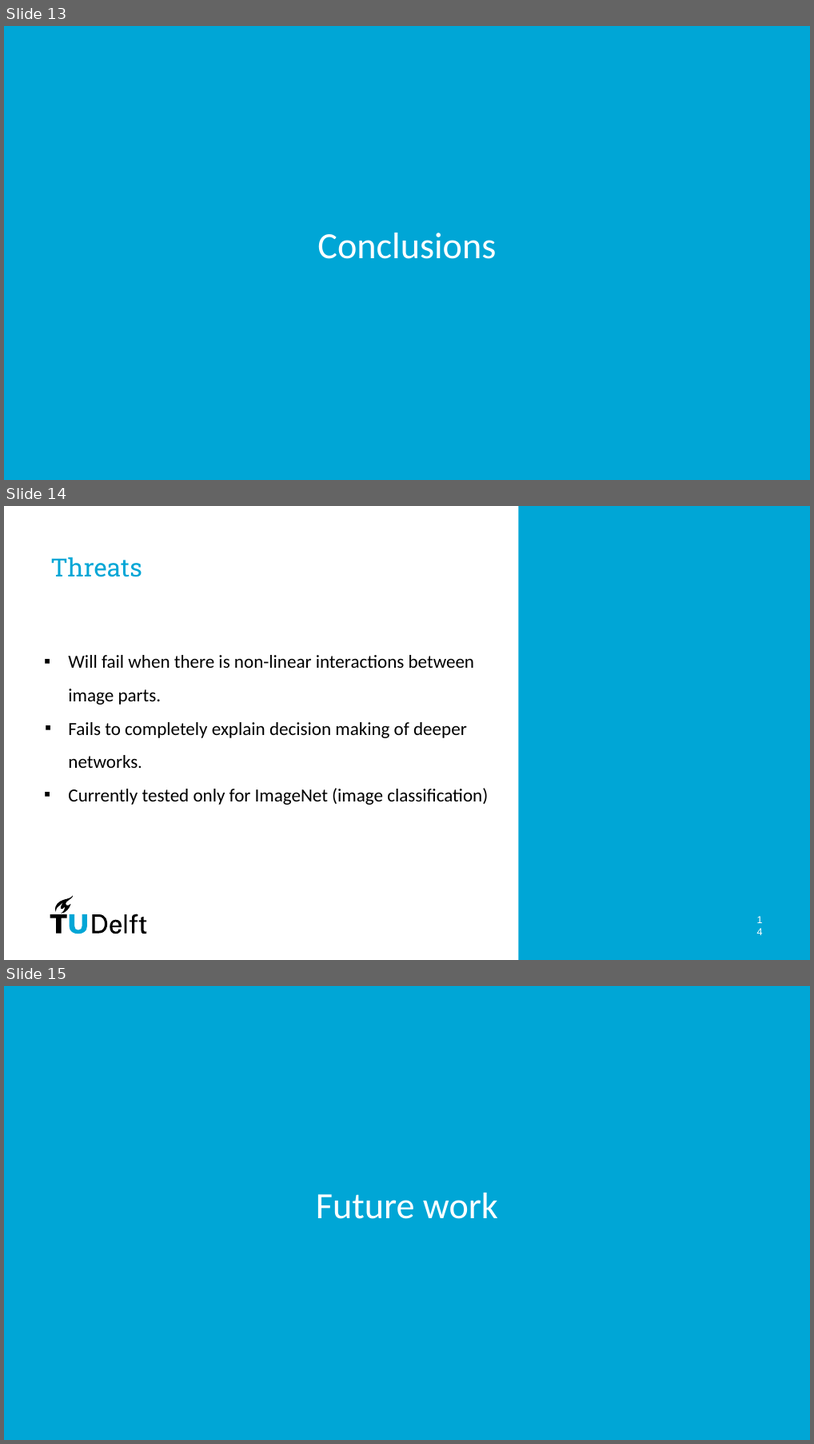
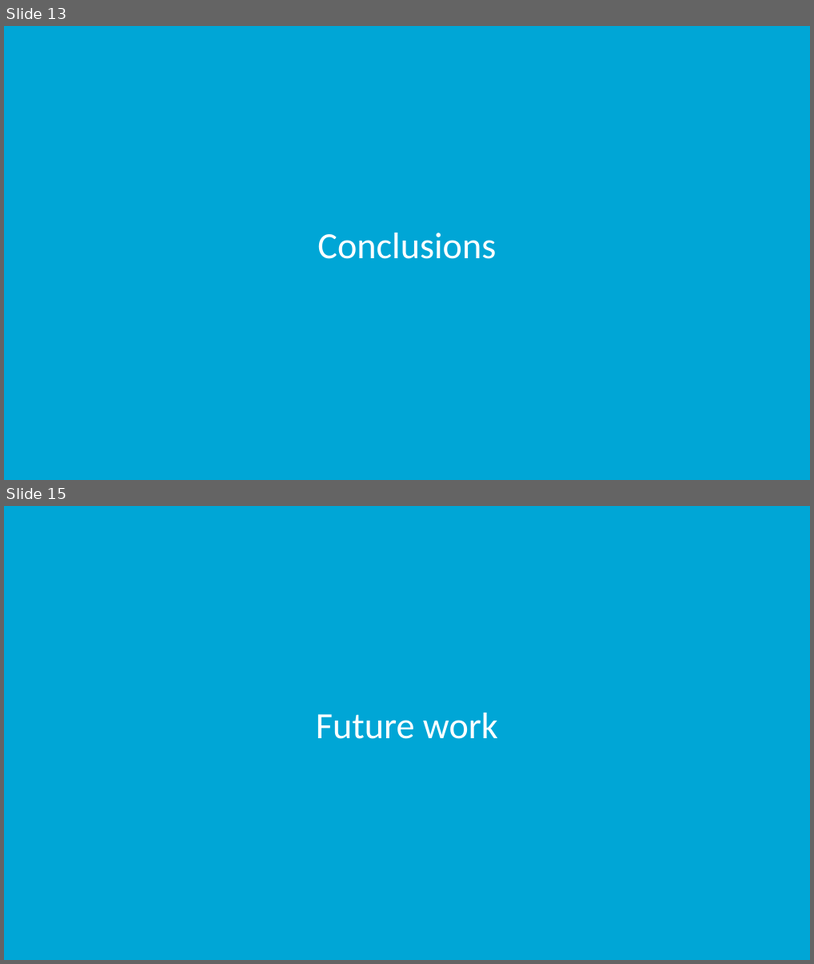
Before and after one commit to PavanPrasad-HG/Vehicle-Dynamics-Control, a slide deck: GP/Group5_GP/Group Presentation.pptx. Shown one above the other, each under a label of ours: slides 13, 14 and 15 before the commit, slides 13 and 15 after it; the slides between them are not shown. The pictures are 814x1444 and 814x964 pixels, drawn with LibreOffice and Linux fonts; fonts in the diff are those of the drawing; background and template pictures are left out. Boxes give left, top, right and bottom in pixels: in the first picture for what was removed or moved away, otherwise in the second. Text is boxed around its words. In the diff, an @@ line names an element or a change of style, - is before the commit and + after.

```diff
--- a/GP/Group5_GP/Group Presentation.pptx
+++ b/GP/Group5_GP/Group Presentation.pptx
@@ slide 14 removed at <box>4,506,810,960</box>, background #FFFFFF @@
@@ rectangle removed at <box>519,506,810,960</box> @@
@@ title removed at <box>50,557,142,577</box> @@
-Threats
@@ text removed at <box>68,655,488,804</box> @@
-▪ Will fail when there is non-linear interactions between image parts.
-▪ Fails to completely explain decision making of deeper networks.
-▪ Currently tested only for ImageNet (image classification)
@@ group removed at <box>50,896,146,934</box>: 7 freeform shapes, 1 rectangle @@
@@ page number removed at <box>754,919,763,932</box> @@
-14
```
Also in this commit, not shown: 3 slides changed, 4 slides added, 3 other slides removed.
